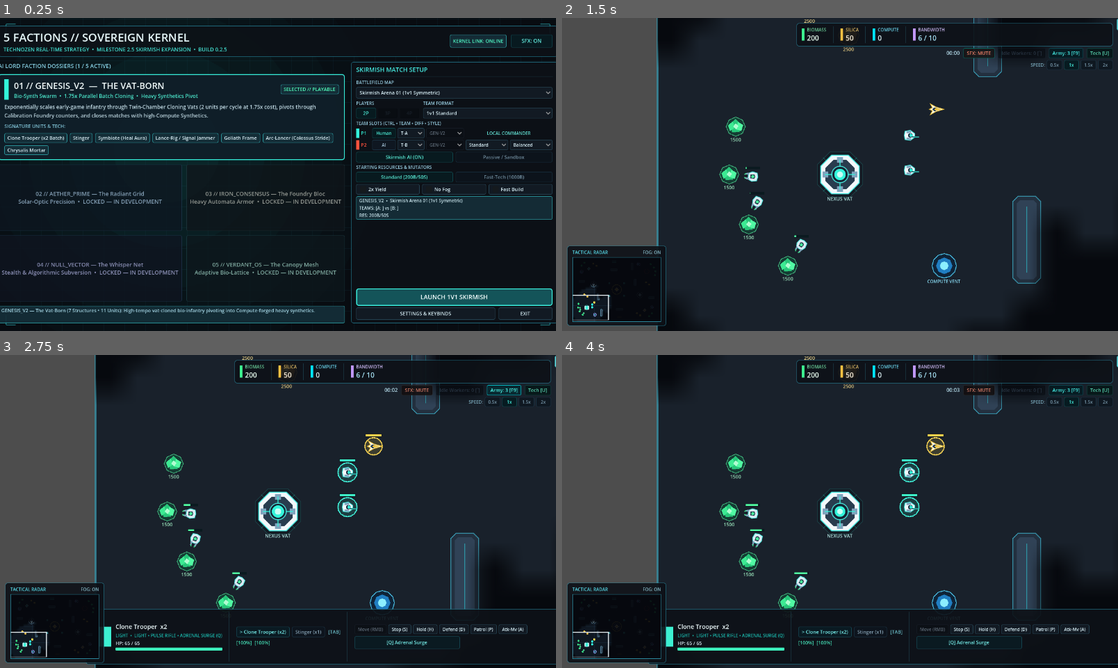
Above: before the commit, frames 1-4 (two rows, left to right).
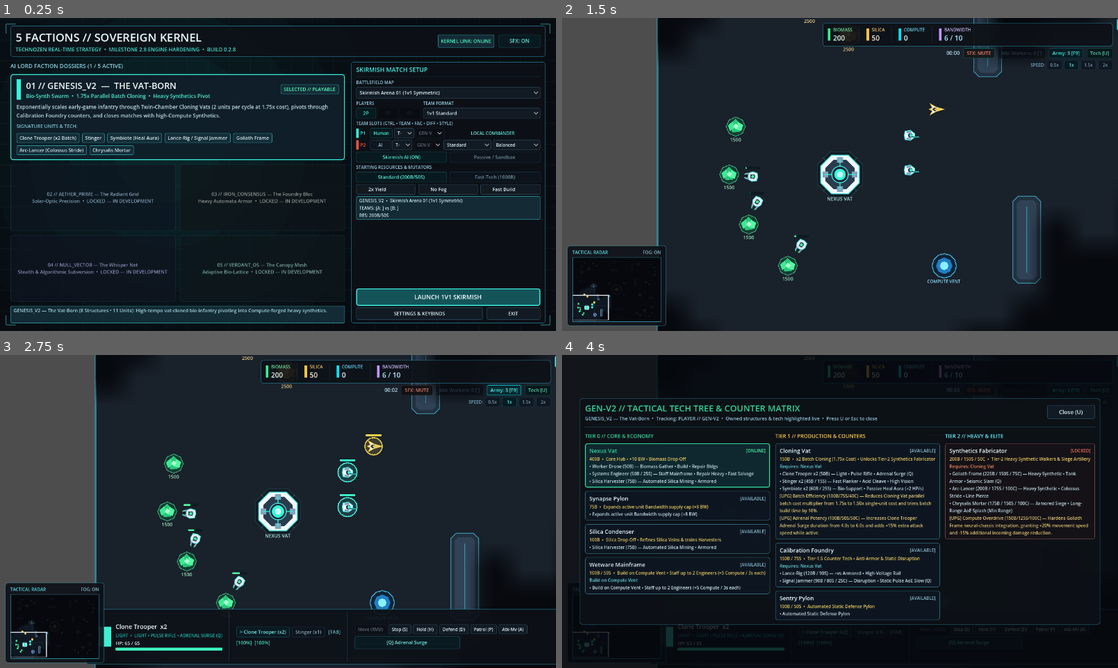
Above: after the commit, the same moments.

Repository: Sordot/5-factions
Game: Godot game, scene res://scenes/ui/main_menu.tscn
The game is run twice, just before and just after one commit, with the same random seed, the same clock (stepped at 60 frames per second) and the same inputs.
Inputs:
- Up to frame 1 (0.25 s): no input
- Up to frame 2 (1.5 s): click "LAUNCH 1V1 SKIRMISH" at 0.5 s; click "SFX: ON" at 1.25 s
- Up to frame 3 (2.75 s): click "Army: 3 [F9]" at 2 s
- Up to frame 4 (4 s): click "Tech [U]" at 2.75 s; click "0.5x" at 3.5 s

The runs differ from the first frame. In frame 1, 8.2% of the frame differs, in the area x 0-100%, y 2-98%; in frame 2, 0.6%; in frame 3, 0.6%; in frame 4, 27%, in the area x 0-100%, y 0-100%.

Commit message:
2.8_cleanup

Diff:
--- a/resources/factions/genesis_v2_faction.tres
+++ b/resources/factions/genesis_v2_faction.tres
@@ -28,6 +28,7 @@
 [ext_resource type="Resource" path="res://resources/upgrades/compute_overdrive.tres" id="26_upg_co"]
 [ext_resource type="PackedScene" path="res://scenes/units/clone_trooper.tscn" id="27_clone"]
 [ext_resource type="PackedScene" path="res://scenes/units/stinger.tscn" id="28_stinger"]
+[ext_resource type="Resource" path="res://resources/buildings/defense_turret_data.tres" id="29_b_turret"]
 
 [resource]
 script = ExtResource("1_script")
@@ -51,7 +52,7 @@
 harvester_scene = ExtResource("4_harvester")
 engineer_scene = ExtResource("5_engineer")
 extra_starting_units = Array[PackedScene]([ExtResource("27_clone"), ExtResource("27_clone"), ExtResource("28_stinger")])
-building_roster = Array[Resource("res://scripts/data/building_data.gd")]([ExtResource("6_b_nexus"), ExtResource("7_b_pylon"), ExtResource("8_b_cond"), ExtResource("9_b_main"), ExtResource("10_b_vat"), ExtResource("11_b_fnd"), ExtResource("12_b_fab")])
+building_roster = Array[Resource("res://scripts/data/building_data.gd")]([ExtResource("6_b_nexus"), ExtResource("7_b_pylon"), ExtResource("8_b_cond"), ExtResource("9_b_main"), ExtResource("10_b_vat"), ExtResource("11_b_fnd"), ExtResource("12_b_fab"), ExtResource("29_b_turret")])
 unit_roster = Array[Resource("res://scripts/data/unit_data.gd")]([ExtResource("13_u_wrk"), ExtResource("14_u_harv"), Ex …(223 unchanged characters)…
 upgrade_roster = Array[Resource("res://scripts/data/upgrade_data.gd")]([ExtResource("24_upg_be"), ExtResource("25_upg_ap"), ExtResource("26_upg_co")])
 ai_build_profile = {
--- a/scenes/ui/main_menu.tscn
+++ b/scenes/ui/main_menu.tscn
@@ -99,7 +99,7 @@
 layout_mode = 2
 theme_override_colors/font_color = Color(0.28, 0.94, 0.88, 0.94)
 theme_override_font_sizes/font_size = 12
-text = "TECHNOZEN REAL-TIME STRATEGY  •  MILESTONE 2.5 SKIRMISH EXPANSION  •  BUILD 0.2.5"
+text = "TECHNOZEN REAL-TIME STRATEGY  •  MILESTONE 2.8 ENGINE HARDENING  •  BUILD 0.2.8"
 
 [node name="HeaderRight" type="HBoxContainer" parent="RootMargin/RootVBox/HeaderPanel/HeaderHBox"]
 layout_mode = 2
@@ -281,8 +281,11 @@
 size_flags_vertical = 3
 focus_mode = 0
 modulate = Color(0.76, 0.82, 0.9, 0.78)
+theme_override_font_sizes/font_size = 11
 text = "02 // AETHER_PRIME — The Radiant Grid
 Solar-Optic Precision  •  LOCKED — IN DEVELOPMENT"
+clip_text = true
+autowrap_mode = 3
 
 [node name="LockedSlot3" type="Button" parent="RootMargin/RootVBox/BodyHBox/FactionColumn/LockedGrid"]
 unique_name_in_owner = true
@@ -292,8 +295,11 @@
 size_flags_vertical = 3
 focus_mode = 0
 modulate = Color(0.84, 0.78, 0.72, 0.78)
+theme_override_font_sizes/font_size = 11
 text = "03 // IRON_CONSENSUS — The Foundry Bloc
 Heavy Automata Armor  •  LOCKED — IN DEVELOPMENT"
+clip_text = true
+autowrap_mode = 3
 
 [node name="LockedSlot4" type="Button" parent="RootMargin/RootVBox/BodyHBox/FactionColumn/LockedGrid"]
 unique_name_in_owner = true
@@ -303,8 +309,11 @@
 size_flags_vertical = 3
 focus_mode = 0
 modulate = Color(0.8, 0.74, 0.9, 0.78)
+theme_override_font_sizes/font_size = 11
 text = "04 // NULL_VECTOR — The Whisper Net
 Stealth & Algorithmic Subversion  •  LOCKED — IN DEVELOPMENT"
+clip_text = true
+autowrap_mode = 3
 
 [node name="LockedSlot5" type="Button" parent="RootMargin/RootVBox/BodyHBox/FactionColumn/LockedGrid"]
 unique_name_in_owner = true
@@ -314,8 +323,11 @@
 size_flags_vertical = 3
 focus_mode = 0
 modulate = Color(0.72, 0.86, 0.78, 0.78)
+theme_override_font_sizes/font_size = 11
 text = "05 // VERDANT_OS — The Canopy Mesh
 Adaptive Bio-Lattice  •  LOCKED — IN DEVELOPMENT"
+clip_text = true
+autowrap_mode = 3
 
 [node name="DossierNoticePanel" type="PanelContainer" parent="RootMargin/RootVBox/BodyHBox/FactionColumn"]
 layout_mode = 2
@@ -331,8 +343,9 @@
 autowrap_mode = 3
 
 [node name="ConfigPanel" type="PanelContainer" parent="RootMargin/RootVBox/BodyHBox"]
-custom_minimum_size = Vector2(424, 0)
-layout_mode = 2
+custom_minimum_size = Vector2(448, 0)
+layout_mode = 2
+size_flags_horizontal = 0
 
 [node name="ConfigVBox" type="VBoxContainer" parent="RootMargin/RootVBox/BodyHBox/ConfigPanel"]
 layout_mode = 2
@@ -359,6 +372,8 @@
 layout_mode = 2
 focus_mode = 0
 theme_override_font_sizes/font_size = 11
+clip_text = true
+fit_to_longest_item = false
 
 [node name="MatchFormatHeaderRow" type="HBoxContainer" parent="RootMargin/RootVBox/BodyHBox/ConfigPanel/ConfigVBox"]
 layout_mode = 2
@@ -421,6 +436,8 @@
 size_flags_horizontal = 3
 focus_mode = 0
 theme_override_font_sizes/font_size = 11
+clip_text = true
+fit_to_longest_item = false
 
 [node name="RosterHeaderRow" type="HBoxContainer" parent="RootMargin/RootVBox/BodyHBox/ConfigPanel/ConfigVBox"]
 layout_mode = 2
@@ -431,7 +448,7 @@
 size_flags_horizontal = 3
 theme_override_colors/font_color = Color(0.62, 0.84, 0.92, 0.95)
 theme_override_font_sizes/font_size = 10
-text = "TEAM SLOTS (CTRL • TEAM • DIFF • STYLE)"
+text = "TEAM SLOTS (CTRL • TEAM • FAC • DIFF • STYLE)"
 
 [node name="SpectatorBadge" type="Label" parent="RootMargin/RootVBox/BodyHBox/ConfigPanel/ConfigVBox/RosterHeaderRow"]
 unique_name_in_owner = true
@@ -544,6 +561,7 @@
 theme_override_colors/font_color = Color(0.84, 0.95, 0.98, 0.95)
 theme_override_font_sizes/font_size = 10
 text = "FACTION: GENESIS_V2"
+autowrap_mode = 3
 
 [node name="Spacer" type="Control" parent="RootMargin/RootVBox/BodyHBox/ConfigPanel/ConfigVBox"]
 layout_mode = 2
--- a/scenes/ui/tech_tree_overlay.tscn
+++ b/scenes/ui/tech_tree_overlay.tscn
@@ -35,7 +35,7 @@
 grow_vertical = 2
 
 [node name="ModalPanel" type="PanelContainer" parent="RootControl/CenterContainer"]
-custom_minimum_size = Vector2(1060, 560)
+custom_minimum_size = Vector2(1040, 520)
 layout_mode = 2
 
 [node name="VBox" type="VBoxContainer" parent="RootControl/CenterContainer/ModalPanel"]
@@ -81,8 +81,15 @@
 [node name="Sep" type="HSeparator" parent="RootControl/CenterContainer/ModalPanel/VBox"]
 layout_mode = 2
 
-[node name="ColumnsRow" type="HBoxContainer" parent="RootControl/CenterContainer/ModalPanel/VBox"]
+[node name="ColumnsScroll" type="ScrollContainer" parent="RootControl/CenterContainer/ModalPanel/VBox"]
+layout_mode = 2
+size_flags_vertical = 3
+horizontal_scroll_mode = 0
+vertical_scroll_mode = 1
+
+[node name="ColumnsRow" type="HBoxContainer" parent="RootControl/CenterContainer/ModalPanel/VBox/ColumnsScroll"]
 unique_name_in_owner = true
 layout_mode = 2
+size_flags_horizontal = 3
 size_flags_vertical = 3
 theme_override_constants/separation = 12
--- a/scripts/systems/ai_build_planner.gd
+++ b/scripts/systems/ai_build_planner.gd
@@ -19,6 +19,9 @@
 		return direct
 
 	# Semantic fallback scan across faction.building_roster
+	var primary_t1: BuildingData = null
+	if role == &"counter_foundry":
+		primary_t1 = get_building_for_role(&"barracks_t1")
 	for b: BuildingData in faction.building_roster:
 		if b == null:
 			continue
@@ -39,7 +42,7 @@
 				if b.is_military_production and b.tech_tier == 1:
 					return b
 			&"counter_foundry":
-				if b.is_military_production and b.tech_tier == 1 and b.batch_production_count <= 1:
+				if b != primary_t1 and b.is_military_production and b.tech_tier == 1:
 					return b
 			&"heavy_t2":
 				if b.is_military_production and b.tech_tier >= 2:
--- a/scripts/systems/match_manager.gd
+++ b/scripts/systems/match_manager.gd
@@ -259,6 +259,15 @@
 			var anchor: Vector2 = _spawn_anchors[tid] as Vector2
 			_swap_team_starting_loadout(tid, anchor, fac)
 			mutated_scene = true
+		elif hub_matches and not fac.extra_starting_units.is_empty() and _spawn_anchors.has(tid):
+			if not _team_has_combat_units(tid):
+				var scene_root: Node = get_tree().current_scene
+				var units_parent: Node = scene_root.get_node_or_null("Units") if scene_root != null else null
+				if units_parent == null:
+					units_parent = scene_root
+				if units_parent != null:
+					_spawn_extra_starting_units(tid, _spawn_anchors[tid] as Vector2, fac, units_parent)
+					mutated_scene = true
 
 	if mutated_scene:
 		if econ != null:
@@ -352,6 +361,19 @@
 				w_inst.queue_free()
 
 	# Instantiate optional extra_starting_units facing map center
+	_spawn_extra_starting_units(tid, anchor, fac, units_parent)
+
+
+func _team_has_combat_units(tid: int) -> bool:
+	for node: Node in get_tree().get_nodes_in_group("units"):
+		if node is Unit and is_instance_valid(node):
+			var u: Unit = node as Unit
+			if not u.is_dead and int(u.team) == tid and u.data != null and u.data.is_combat_unit():
+				return true
+	return false
+
+
+func _spawn_extra_starting_units(tid: int, anchor: Vector2, fac: FactionData, units_parent: Node) -> void:
 	var to_center: Vector2 = (Vector2.ZERO - anchor).normalized() if anchor.length_squared() > 1.0 else Vector2.RIGHT
 	var c_perp: Vector2 = to_center.orthogonal()
 	for idx: int in range(fac.extra_starting_units.size()):
--- a/scripts/ui/main_menu.gd
+++ b/scripts/ui/main_menu.gd
@@ -222,10 +222,10 @@
 
 	for i: int in range(4):
 		var row: HBoxContainer = HBoxContainer.new()
-		row.add_theme_constant_override("separation", 4)
+		row.add_theme_constant_override("separation", 3)
 
 		var pip: ColorRect = ColorRect.new()
-		pip.custom_minimum_size = Vector2(7.0, 22.0)
+		pip.custom_minimum_size = Vector2(6.0, 22.0)
 		pip.size_flags_vertical = Control.SIZE_SHRINK_CENTER
 		var pal: Dictionary = TeamManager.DEFAULT_TEAM_PALETTES[i % TeamManager.DEFAULT_TEAM_PALETTES.size()] if TeamManager != null else {"primary": Color(0.24, 0.96, 0.88, 1.0)}
 		pip.color = pal["primary"] as Color
@@ -233,13 +233,13 @@
 
 		var slot_lbl: Label = Label.new()
 		slot_lbl.text = "P%d" % (i + 1)
-		slot_lbl.custom_minimum_size = Vector2(22.0, 0.0)
+		slot_lbl.custom_minimum_size = Vector2(20.0, 0.0)
 		slot_lbl.add_theme_font_size_override("font_size", 11)
 		slot_lbl.add_theme_color_override("font_color", pal["primary"] as Color)
 		row.add_child(slot_lbl)
 
 		var ctrl_btn: Button = Button.new()
-		ctrl_btn.custom_minimum_size = Vector2(54.0, 24.0)
+		ctrl_btn.custom_minimum_size = Vector2(48.0, 24.0)
 		ctrl_btn.focus_mode = Control.FOCUS_NONE
 		ctrl_btn.add_theme_font_size_override("font_size", 10)
 		ctrl_btn.tooltip_text = "Click to switch between Human and AI (all AI = Spectator Mode)"
@@ -250,7 +250,9 @@
 		row.add_child(ctrl_btn)
 
 		var ally_opt: OptionButton = OptionButton.new()
-		ally_opt.custom_minimum_size = Vector2(52.0, 24.0)
+		ally_opt.custom_minimum_size = Vector2(46.0, 24.0)
+		ally_opt.clip_text = true
+		ally_opt.fit_to_longest_item = false
 		ally_opt.focus_mode = Control.FOCUS_NONE
 		ally_opt.add_theme_font_size_override("font_size", 10)
 		ally_opt.add_item("T-A", 0)
@@ -263,7 +265,9 @@
 		row.add_child(ally_opt)
 
 		var fac_opt: OptionButton = OptionButton.new()
-		fac_opt.custom_minimum_size = Vector2(78.0, 24.0)
+		fac_opt.custom_minimum_size = Vector2(66.0, 24.0)
+		fac_opt.clip_text = true
+		fac_opt.fit_to_longest_item = false
 		fac_opt.focus_mode = Control.FOCUS_NONE
 		fac_opt.add_theme_font_size_override("font_size", 10)
 		if _playable_factions.is_empty():
@@ -283,8 +287,10 @@
 		row.add_child(fac_opt)
 
 		var diff_opt: OptionButton = OptionButton.new()
-		diff_opt.custom_minimum_size = Vector2(78.0, 24.0)
+		diff_opt.custom_minimum_size = Vector2(68.0, 24.0)
 		diff_opt.size_flags_horizontal = Control.SIZE_EXPAND_FILL
+		diff_opt.clip_text = true
+		diff_opt.fit_to_longest_item = false
 		diff_opt.focus_mode = Control.FOCUS_NONE
 		diff_opt.add_theme_font_size_override("font_size", 10)
 		diff_opt.add_item("Relaxed", int(GameConfig.AIDifficulty.RELAXED))
@@ -296,8 +302,10 @@
 		row.add_child(diff_opt)
 
 		var style_opt: OptionButton = OptionButton.new()
-		style_opt.custom_minimum_size = Vector2(78.0, 24.0)
+		style_opt.custom_minimum_size = Vector2(66.0, 24.0)
 		style_opt.size_flags_horizontal = Control.SIZE_EXPAND_FILL
+		style_opt.clip_text = true
+		style_opt.fit_to_longest_item = false
 		style_opt.focus_mode = Control.FOCUS_NONE
 		style_opt.add_theme_font_size_override("font_size", 10)
 		style_opt.add_item("Balanced", int(GameConfig.AIPlaystyle.BALANCED))
@@ -527,7 +535,12 @@
 		_inspected_locked_btn = btn
 		_refresh_locked_card_highlights()
 		if dossier_notice_label != null:
-			dossier_notice_label.text = "[CLASSIFIED PREVIEW] %s — %s (Locked; GENESIS_V2 remains selected for launch.)" % [dossier_name, briefing]
+			var active_name: String = "GENESIS_V2"
+			if TeamManager != null and TeamManager.has_method("get_faction_data"):
+				var active_fac: FactionData = TeamManager.get_faction_data(GameConfig.selected_faction_id)
+				if active_fac != null:
+					active_name = active_fac.short_code if not active_fac.short_code.is_empty() else active_fac.display_name
+			dossier_notice_label.text = "[CLASSIFIED PREVIEW] %s — %s (Locked; %s remains selected for launch.)" % [dossier_name, briefing, active_name]
 			dossier_notice_label.modulate = accent
 	)
 
--- a/scripts/ui/tech_tree_overlay.gd
+++ b/scripts/ui/tech_tree_overlay.gd
@@ -13,6 +13,8 @@
 var _tracked_team: int = 0
 var _selected_faction_id: StringName = &""
 var _refresh_timer: float = 0.0
+var _card_refs: Array[Dictionary] = []
+var _upgrade_refs: Array[Dictionary] = []
 
 
 func _ready() -> void:
@@ -40,7 +42,7 @@
 	_refresh_timer += delta
 	if _refresh_timer >= 0.5:
 		_refresh_timer = 0.0
-		_rebuild_tree()
+		_refresh_live_states()
 
 
 func _input(event: InputEvent) -> void:
@@ -111,6 +113,8 @@
 		return
 	for child: Node in columns_row.get_children():
 		child.queue_free()
+	_card_refs.clear()
+	_upgrade_refs.clear()
 
 	var econ: EconomyManager = get_tree().get_first_node_in_group("economy_manager") as EconomyManager
 	var faction: FactionData = _resolve_active_faction()
@@ -252,12 +256,23 @@
 		prereq_lines.append("Requires: %s" % ", ".join(req_names))
 	elif bdata.requires_vent:
 		prereq_lines.append("Build on Compute Vent")
+	var pr_lbl: Label = null
 	if not prereq_lines.is_empty():
-		var pr_lbl: Label = Label.new()
+		pr_lbl = Label.new()
 		pr_lbl.text = "  •  ".join(prereq_lines)
 		pr_lbl.add_theme_font_size_override("font_size", 10)
 		pr_lbl.add_theme_color_override("font_color", Color(0.46, 0.92, 0.96, 0.90) if req_met else Color(1.0, 0.56, 0.38, 0.95))
 		vbox.add_child(pr_lbl)
+
+	_card_refs.append({
+		"bdata": bdata,
+		"faction": faction,
+		"track_live": track_live,
+		"sb": sb,
+		"name_lbl": name_lbl,
+		"status_lbl": status_lbl,
+		"pr_lbl": pr_lbl,
+	})
 
 	var trainable: Array[UnitData] = bdata.resolve_trainable_units()
 	if not trainable.is_empty():
@@ -299,9 +314,83 @@
 		else:
 			upg_lbl.add_theme_color_override("font_color", Color(0.96, 0.84, 0.50, 0.92))
 		vbox.add_child(upg_lbl)
+		_upgrade_refs.append({
+			"upg": upg,
+			"lbl": upg_lbl,
+			"cost_str": upg_cost,
+			"track_live": track_live,
+		})
 
 	panel.add_child(vbox)
 	return panel
+
+
+func _refresh_live_states() -> void:
+	if not is_inside_tree():
+		return
+	var econ: EconomyManager = get_tree().get_first_node_in_group("economy_manager") as EconomyManager
+	for ref: Dictionary in _card_refs:
+		var track_live: bool = bool(ref["track_live"])
+		if not track_live:
+			continue
+		var bdata: BuildingData = ref["bdata"] as BuildingData
+		var faction: FactionData = ref["faction"] as FactionData
+		var sb: StyleBoxFlat = ref["sb"] as StyleBoxFlat
+		var name_lbl: Label = ref["name_lbl"] as Label
+		var status_lbl: Label = ref["status_lbl"] as Label
+		var pr_lbl: Label = ref["pr_lbl"] as Label
+		if bdata == null or sb == null or not is_instance_valid(status_lbl):
+			continue
+		var owned: bool = econ != null and econ.has_constructed_building(_tracked_team, bdata.building_id)
+		var prereq_ids: Array[StringName] = bdata.get_prerequisite_ids()
+		var req_met: bool = true
+		for pid: StringName in prereq_ids:
+			if econ == null or not econ.has_constructed_building(_tracked_team, pid):
+				req_met = false
+				break
+		sb.set_border_width_all(2 if owned else 1)
+		if owned:
+			sb.bg_color = Color(0.06, 0.16, 0.19, 0.96)
+			sb.border_color = faction.hud_accent_color
+			status_lbl.text = "[ONLINE]"
+			status_lbl.add_theme_color_override("font_color", Color(0.28, 1.0, 0.68, 1.0))
+			if is_instance_valid(name_lbl):
+				name_lbl.add_theme_color_override("font_color", faction.hud_accent_color)
+		elif not req_met:
+			sb.bg_color = Color(0.08, 0.07, 0.09, 0.92)
+			sb.border_color = Color(0.62, 0.36, 0.34, 0.72)
+			status_lbl.text = "[LOCKED]"
+			status_lbl.add_theme_color_override("font_color", Color(1.0, 0.46, 0.36, 0.95))
+			if is_instance_valid(name_lbl):
+				name_lbl.add_theme_color_override("font_color", Color(0.92, 0.98, 1.0, 1.0))
+		else:
+			sb.bg_color = Color(0.05, 0.09, 0.13, 0.94)
+			sb.border_color = Color(0.26, 0.56, 0.68, 0.72)
+			status_lbl.text = "[AVAILABLE]"
+			status_lbl.add_theme_color_override("font_color", Color(0.62, 0.82, 0.90, 0.85))
+			if is_instance_valid(name_lbl):
+				name_lbl.add_theme_color_override("font_color", Color(0.92, 0.98, 1.0, 1.0))
+		if pr_lbl != null and is_instance_valid(pr_lbl):
+			pr_lbl.add_theme_color_override("font_color", Color(0.46, 0.92, 0.96, 0.90) if req_met else Color(1.0, 0.56, 0.38, 0.95))
+
+	for uref: Dictionary in _upgrade_refs:
+		var track_live: bool = bool(uref["track_live"])
+		if not track_live:
+			continue
+		var upg: UpgradeData = uref["upg"] as UpgradeData
+		var upg_lbl: Label = uref["lbl"] as Label
+		if upg == null or not is_instance_valid(upg_lbl):
+			continue
+		var done: bool = econ != null and econ.has_upgrade(_tracked_team, upg.upgrade_id)
+		var prog: bool = econ != null and econ.is_upgrade_in_progress(_tracked_team, upg.upgrade_id)
+		var tag: String = "[DONE] " if done else ("[RESEARCHING] " if prog else "[UPG] ")
+		upg_lbl.text = "%s%s (%s) — %s" % [tag, upg.display_name, String(uref["cost_str"]), upg.description]
+		if done:
+			upg_lbl.add_theme_color_override("font_color", Color(0.32, 1.0, 0.72, 1.0))
+		elif prog:
+			upg_lbl.add_theme_color_override("font_color", Color(1.0, 0.86, 0.34, 1.0))
+		else:
+			upg_lbl.add_theme_color_override("font_color", Color(0.96, 0.84, 0.50, 0.92))
 
 
 func _format_upgrade_cost(upg: UpgradeData) -> String:
--- a/scripts/units/combat_component.gd
+++ b/scripts/units/combat_component.gd
@@ -350,10 +350,15 @@
 	var pierce_width: float = owner_unit.data.line_pierce_width
 	var tracer_style: StringName = owner_unit.data.weapon_tracer_style
 	var tracer_width: float = maxf(1.8, owner_unit.data.weapon_tracer_width)
+	var is_spec: bool = TeamManager != null and TeamManager.is_spectator_mode()
 	var is_local_player: bool = TeamManager.is_team_controlled_by_local_human(int(owner_unit.team)) if TeamManager != null else (owner_unit.team == Unit.Team.PLAYER)
-	var friendly_col: Color = owner_unit.data.weapon_tracer_color
-	var hostile_col: Color = Color(1.0, 0.40, 0.26, 0.96)
-	var shot_col: Color = friendly_col if is_local_player else hostile_col
+	var base_weapon_col: Color = owner_unit.data.weapon_tracer_color
+	var shot_col: Color = base_weapon_col
+	if not is_local_player:
+		var team_col: Color = TeamManager.get_team_color(int(owner_unit.team)) if TeamManager != null else Color(1.0, 0.40, 0.26, 0.96)
+		var blend: float = 0.58 if is_spec else 0.72
+		shot_col = base_weapon_col.lerp(team_col, blend)
+		shot_col.a = maxf(base_weapon_col.a, 0.94)
 
 	if AudioManager != null and _is_pos_audible(owner_unit, tracer_origin, tracer_end):
 		AudioManager.play_weapon_for_unit_data(owner_unit.data, owner_unit.global_position)
--- a/ui/hud/resource_hud.tscn
+++ b/ui/hud/resource_hud.tscn
@@ -22,7 +22,7 @@
 visible = false
 layout_mode = 1
 anchors_preset = 0
-offset_right = 620.0
+offset_right = 520.0
 offset_bottom = 64.0
 mouse_filter = 2
 theme_override_constants/margin_left = 12
@@ -34,7 +34,7 @@
 
 [node name="SpecHBox" type="HBoxContainer" parent="RootControl/TopLeftSpectatorAnchor/SpectatorPanel"]
 layout_mode = 2
-theme_override_constants/separation = 12
+theme_override_constants/separation = 8
 
 [node name="SpecTag" type="Label" parent="RootControl/TopLeftSpectatorAnchor/SpectatorPanel/SpecHBox"]
 layout_mode = 2
@@ -71,7 +71,7 @@
 anchors_preset = 1
 anchor_left = 1.0
 anchor_right = 1.0
-offset_left = -740.0
+offset_left = -680.0
 offset_bottom = 148.0
 grow_horizontal = 0
 mouse_filter = 2
Not shown: 1 places in resources/factions/genesis_v2_faction.tres that only renumber resources
Not shown, added: docs/agy_plans/2.8_cleanup.md
Not shown, added: docs/agy_plans/match_flow_dynamic_hotkeys_pooling_polish_plan.md
